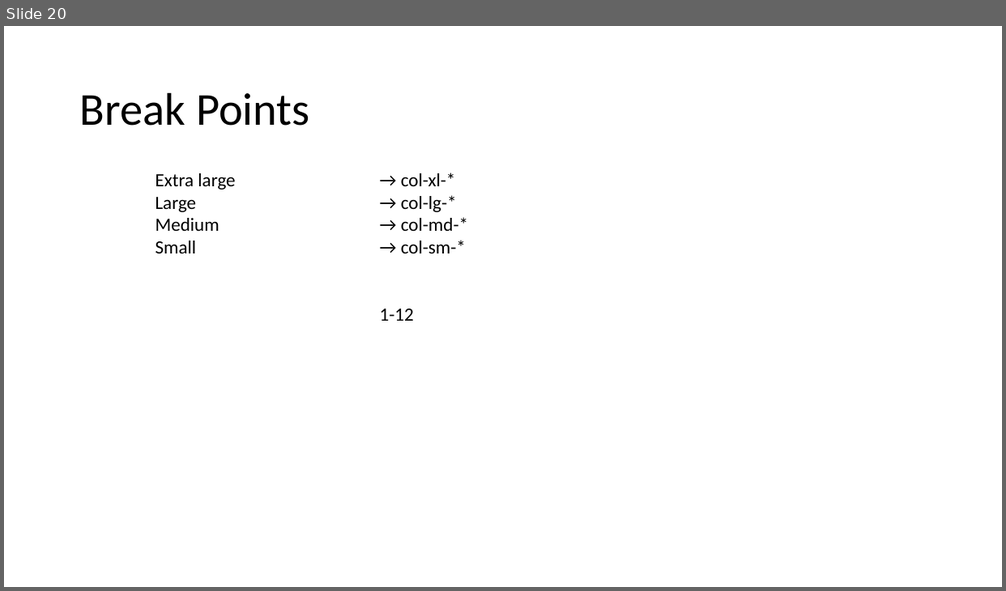
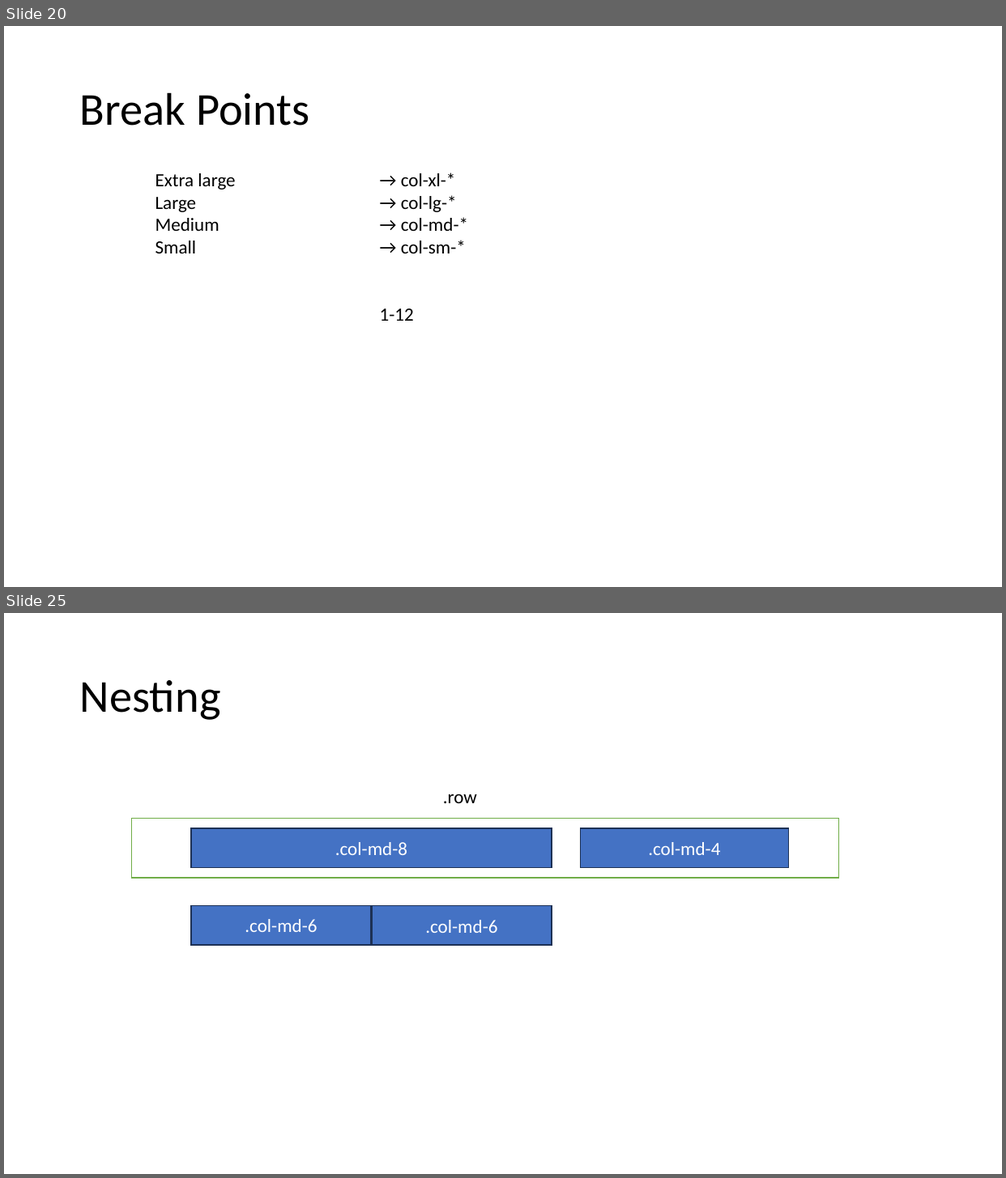
Before and after one commit to PiyushChaturvedii/Batch05, a slide deck: Bootstrap.pptx. Shown one above the other, each under a label of ours: slide 20 before the commit, slides 20 and 25 after it; the slides between them are not shown. The pictures are 1006x591 and 1006x1178 pixels, drawn with LibreOffice and Linux fonts; fonts in the diff are those of the drawing. Boxes give left, top, right and bottom in pixels: in the first picture for what was removed or moved away, otherwise in the second. Text is boxed around its words. In the diff, an @@ line names an element or a change of style, - is before the commit and + after.

```diff
--- a/Bootstrap.pptx
+++ b/Bootstrap.pptx
@@ slide 25 added at <box>4,613,1002,1174</box>, background #FFFFFF @@
@@ title added at <box>80,680,221,720</box>, 44 pt, text #000000 @@
+Nesting
@@ group added at <box>132,794,839,945</box>: 5 rectangles, 1 text @@
+.row
+.col-md-8
+.col-md-4
+.col-md-6
+.col-md-6
```
Also in this commit, not shown: 5 other slides added, 4 other files.
